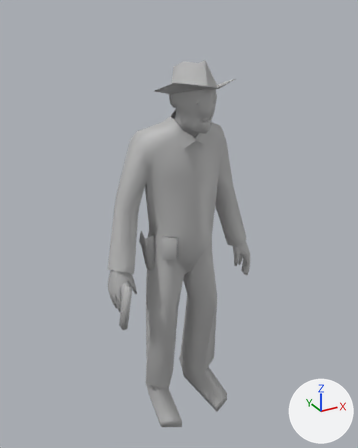
One commit to the FBX model Zombie Blaster/Assets/Art/Zombies/Sheriff_by Dennis/SheriffZombie.fbx: the scene before it, then after it.
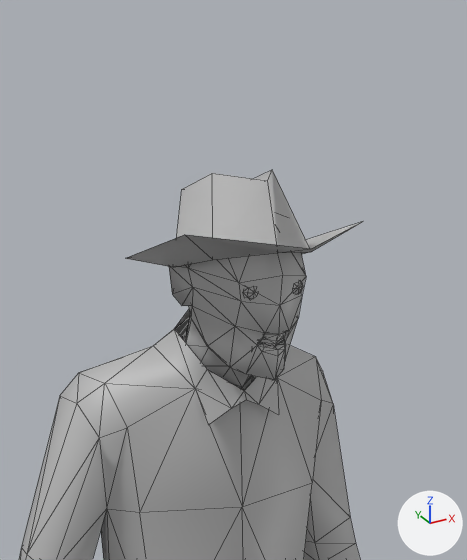
The first picture shows the older version from a 50 mm camera at (-0.1108, -0.1958, 0.2094) aimed at (-0.0022, 0.0016, 0.1107). The close-ups show both versions on the part from 31% to 76% of the width and 0% to 44% of the height of that picture; other places that the commit changed are outside them. Every picture has the same lights, and +X, +Y and +Z are marked at lower right. The close-ups show mesh edges as thin lines. Where no turn or scale is listed for an object, it has been applied to the vertices.

The first close-up shows 'farmer:Mesh', 'pasted__pasted__pCylinder1'.
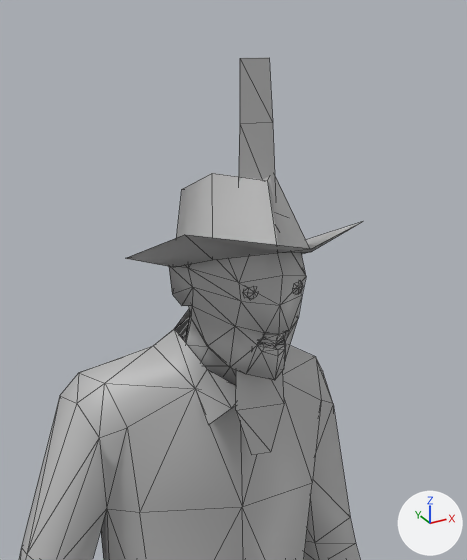
Pixel boxes (x1, y1, x2, y2) of what changed, in the close-ups (467 x 560 px):
'necktie', added
    after: (236, 57, 284, 455)

What changed in the scene script:
```text
Change me_mesh_001:
    where me_mesh_001.from_pydata(...)  # 19 vertices, 18 faces; spans x -0.0152..0.0146, y -0.0226..0.0169, z -0.0112..0.0032
    used by ob_pasted__pasted__pcylinder1; location = (0.0, -0.0055, 0.1855)
    me_mesh_001 part 1: its shading normals changed
Add me_mesh_005:
    me_mesh_005.from_pydata([(-0.0044, 0.0015, -0.0247), (0.0044, 0.0015, -0.0247), (-0.0024, 0.0048, 0.0247), (0.0024, 0.0048, 0.0247), (-0.0017, 0.0011, -0.0319), (0.0017, 0.0011, -0.0319), (0.0028, 0.004, 0.0161), (-0.0028, 0.004, 0.0161), (0.0033, 0.0034, 0.0033), (-0.0033, 0.0034, 0.0033), (0.0038, 0.0025, -0.0108), (-0.0038, 0.0025, -0.0108)], [], [(0, 1, 11), (11, 1, 10), (1, 0, 5), (5, 0, 4), (7, 6, 2), (2, 6, 3), (9, 8, 7), (7, 8, 6), (11, 10, 9), (9, 10, 8)])
    me_mesh_005.materials.append(mat_lambert2)  # grey #bcbcbc
Add ob_necktie:
    ob_necktie = bpy.data.objects.new('necktie', me_mesh_005)
    ob_necktie.location = (0.0, -0.0157, 0.1794)
```
